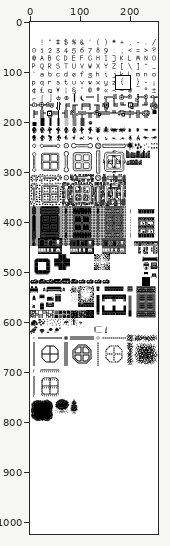
Sprite sheet -- tiles.png. The picture above shows the old version from afar; the outline marks the close-up.
Close-up. Before:
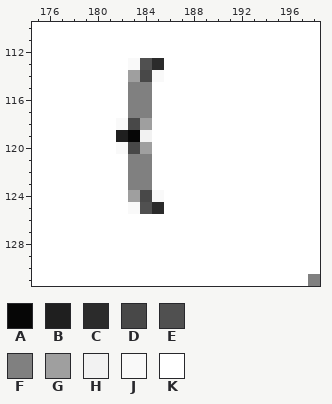
The file is 256x1024 pixels. Colours within 5 levels of each other are drawn and written as one. Shown: x 175..198, y 110..131. The commit also changed other parts of the picture, which this record leaves out.
Palette (. is transparent): A #060606  B #1f1f1f  C #2b2b2b  D #484848  E #505050  F #808080  G #9f9f9f  H #f2f2f2  J #f9f9f9  K #ffffff
Pixels before, first column x 175:
110 KKKKKKKKKKKKKKKKKKKKKKKK
111 KKKKKKKKKKKKKKKKKKKKKKKK
112 KKKKKKKKKKKKKKKKKKKKKKKK
113 KKKKKKKKJECKKKKKKKKKKKKK
114 KKKKKKKKGDJKKKKKKKKKKKKK
115 KKKKKKKKFFKKKKKKKKKKKKKK
116 KKKKKKKKFFKKKKKKKKKKKKKK
117 KKKKKKKKFFKKKKKKKKKKKKKK
118 KKKKKKKJDGKKKKKKKKKKKKKK
119 KKKKKKKBAHKKKKKKKKKKKKKK
120 KKKKKKKJDGKKKKKKKKKKKKKK
121 KKKKKKKKFFKKKKKKKKKKKKKK
122 KKKKKKKKFFKKKKKKKKKKKKKK
123 KKKKKKKKFFKKKKKKKKKKKKKK
124 KKKKKKKKGDJKKKKKKKKKKKKK
125 KKKKKKKKJECKKKKKKKKKKKKK
126 KKKKKKKKKKKKKKKKKKKKKKKK
127 KKKKKKKKKKKKKKKKKKKKKKKK
128 KKKKKKKKKKKKKKKKKKKKKKKK
129 KKKKKKKKKKKKKKKKKKKKKKKK
130 KKKKKKKKKKKKKKKKKKKKKKKK
131 KKKKKKKKKKKKKKKKKKKKKKKF
New version:
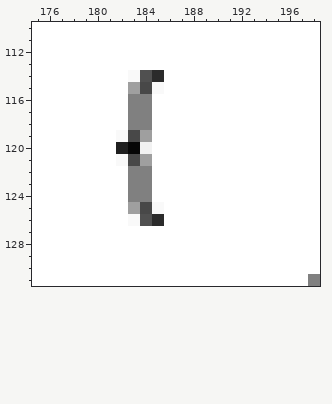
Difference:
Changed rows in their new state; - is an unchanged pixel.
first column x 182:
113 -KKK
114 -JEC
115 -GDJ
118 KFF-
119 JDG-
120 BAH-
121 JDG-
124 -FFK
125 -GDJ
126 -JEC
